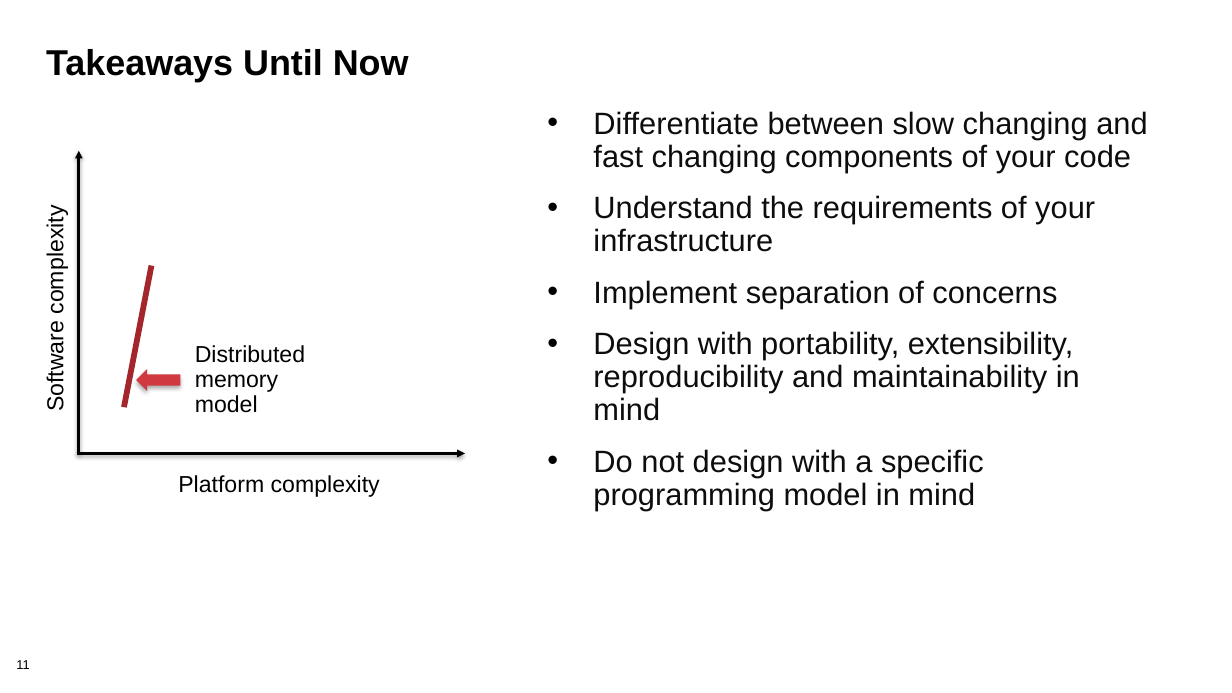
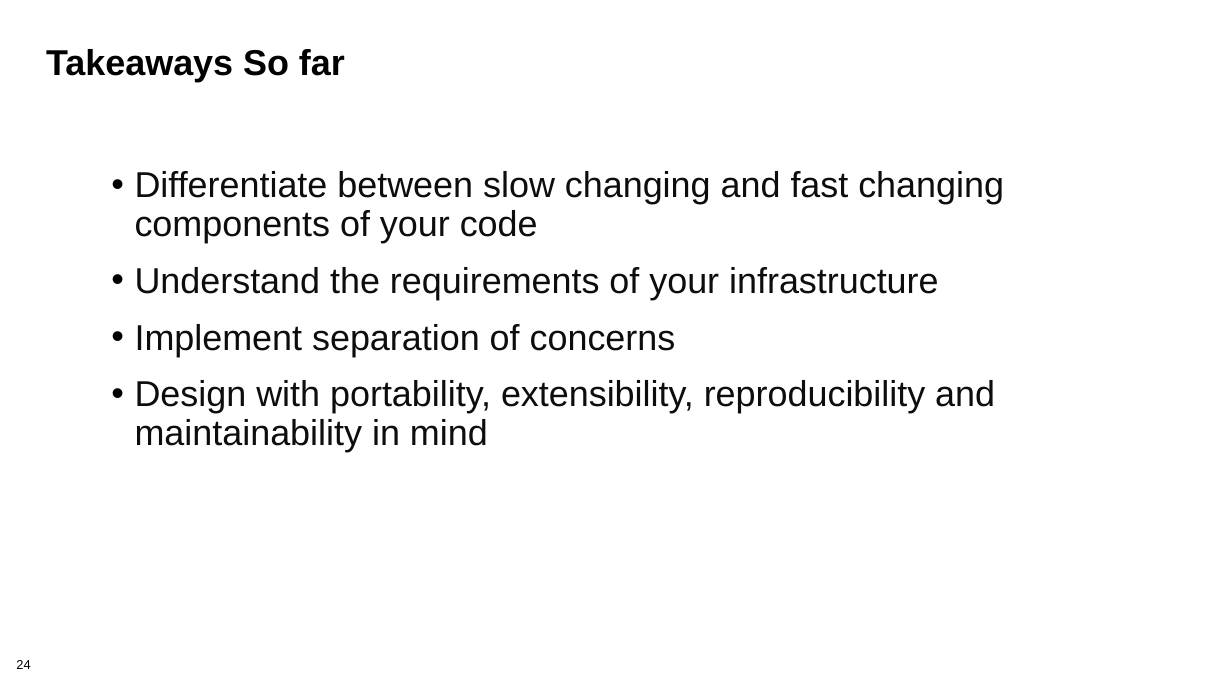
Before and after one commit to bssw-tutorial/presentations, a slide deck: slide 24 of design-a.pptx (slide 11 before the commit). Drawn at 1232x693 pixels with LibreOffice and Linux fonts; fonts in the diff are those of the drawing; background and template pictures are left out. Boxes give left, top, right and bottom in pixels: in the first picture for what was removed or moved away, otherwise in the second. Text is boxed around its words. In the diff, an @@ line names an element or a change of style, - is before the commit and + after.

Commit message:
changed both design presentations

```diff
--- a/design-a.pptx
+++ b/design-a.pptx
@@ title at (46,49,345,82): text changed @@
-Takeaways Until Now
+Takeaways So far
@@ text "Differentiate between slow changing and ...": place and size @@
-text "Differentiate between slow changing and ..." at (593,111,1147,510)
+text "Differentiate between slow changing and ..." at (135,171,1004,452)
@@ text "Differentiate between slow changing and ..." at (135,171,1004,452): size 24 to 28 pt; indent changed @@
@@ group removed at (43,151,465,497): 3 texts, 2 arrows, 1 line, 1 left arrow @@
-Platform complexity
-Software complexity
-Distributed
-memory
-model
@@ text at (593,449,984,510): paragraph removed @@
-• Do not design with a specific programming model in mind
@@ page number at (16,660,30,669): text changed @@
-11
+24
```
Also in this commit, not shown: 5 other slides changed, 19 slides added, 21 slides removed, 1 other file.
